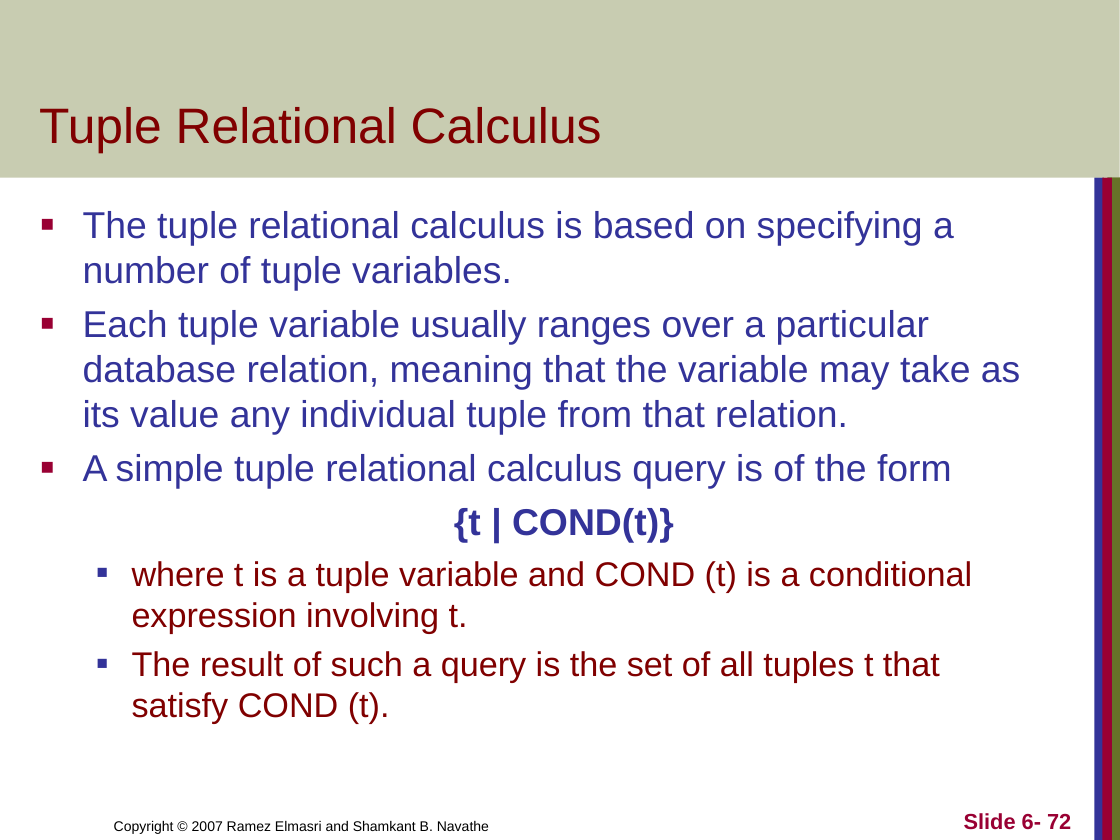
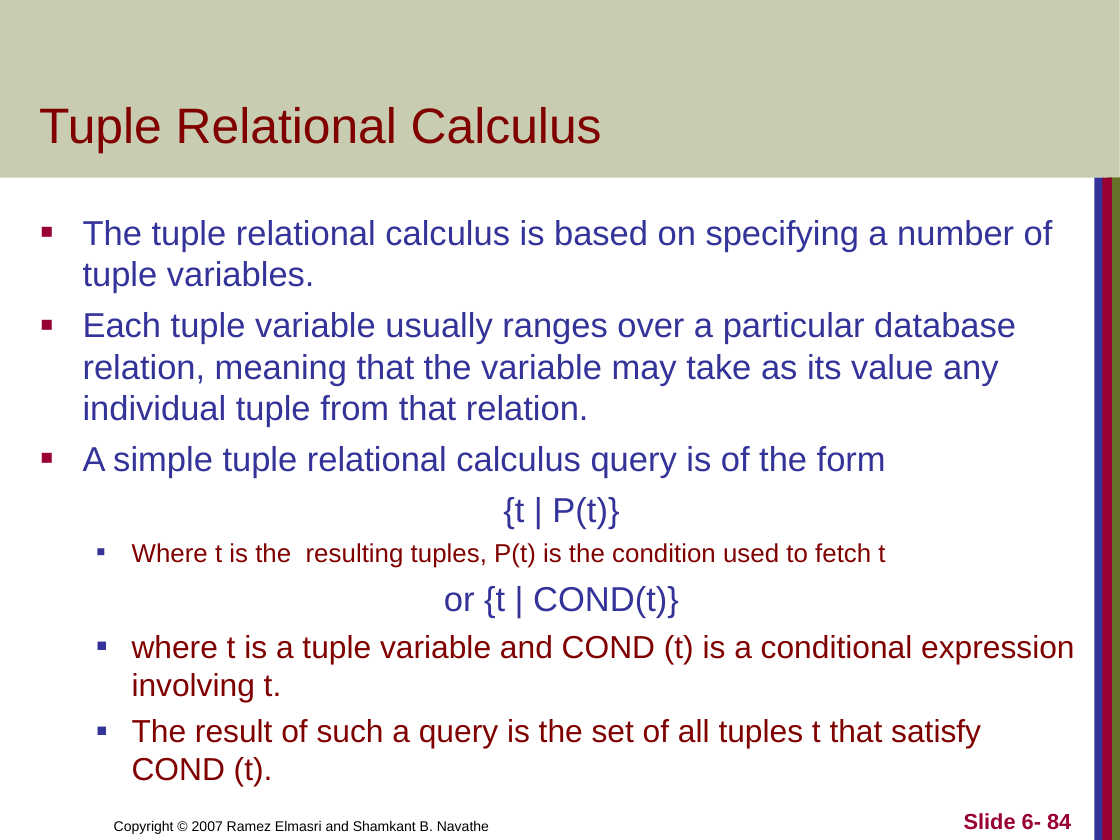
Before and after one commit to CodewothArjun/CSIT_4th_Sem, a slide deck: slide 84 of Database Management System/Unit 5 Relational Algebra and Relational Calculus.ppt (slide 72 before the commit). Drawn at 1120x840 pixels with LibreOffice and Linux fonts; fonts in the diff are those of the drawing. Boxes give left, top, right and bottom in pixels: in the first picture for what was removed or moved away, otherwise in the second. Text is boxed around its words. In the diff, an @@ line names an element or a change of style, - is before the commit and + after.

```diff
--- a/Database Management System/Unit 5 Relational Algebra and Relational Calculus.ppt
+++ b/Database Management System/Unit 5 Relational Algebra and Relational Calculus.ppt
@@ text "The tuple relational calculus is ...": place and size @@
-text "The tuple relational calculus is ..." at [83, 211, 1020, 724]
+text "The tuple relational calculus is ..." at [83, 220, 1074, 786]
@@ text at [83, 220, 1074, 786]: size 24 to 22.2 pt in "The tuple relational calculus is based on ...", "Each tuple variable usually ranges over a ...", "A simple tuple relational calculus query is ..."; size 22 to 20.4 pt in "where t is a tuple variable and ...", "The result of such a query is ..." @@
@@ text at [132, 497, 885, 618]: text changed; size 24 to 16.6 pt; text colour #333399 to #800000; bold off @@
-{t | COND(t)}
+{t | P(t)}
+  ■ Where t is the resulting tuples, P(t) is the condition used to fetch t
+or {t | COND(t)}
@@ page number at [964, 813, 1071, 830]: text changed @@
-Slide 6- 72
+Slide 6- 84
```
Also in this commit, not shown: 6 other slides changed, 14 slides added, 11 slides removed, 8 other files.
